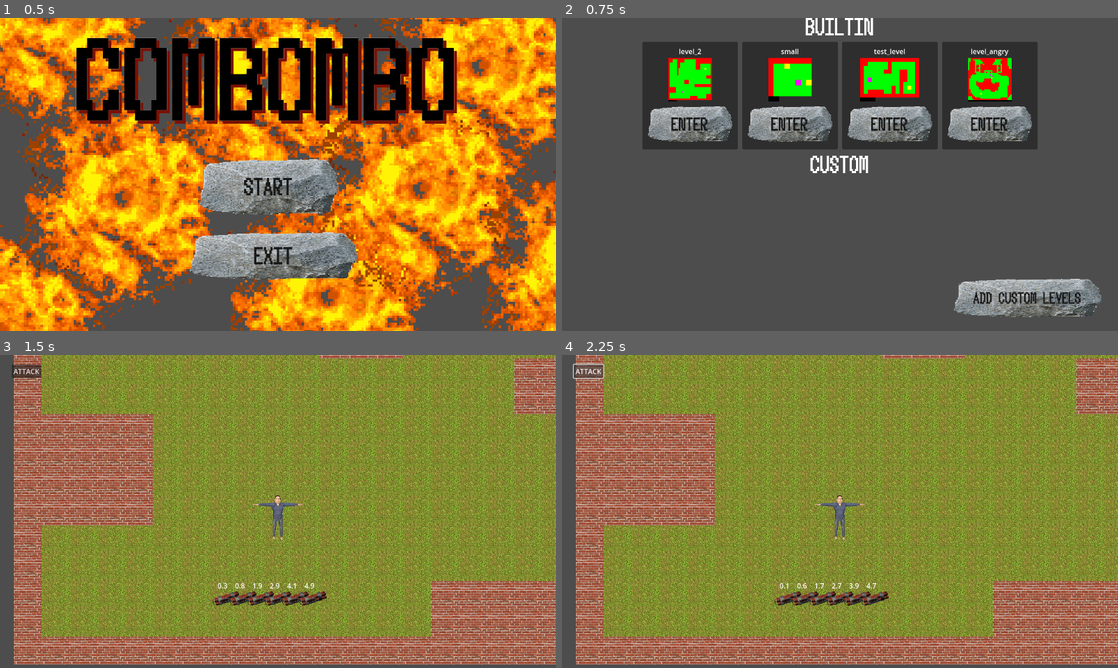
Above: before the commit, frames 1-4 (two rows, left to right).
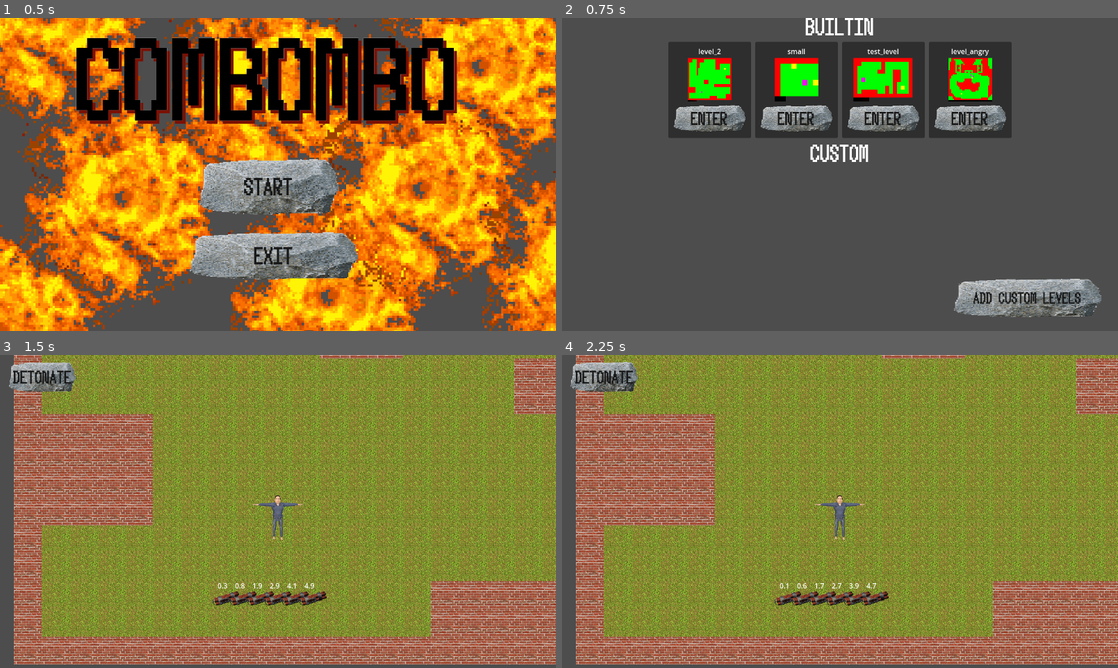
Above: after the commit, the same moments.

Repository: MaxWesterlund/Combombo
Game: Godot game, scene res://Scenes/Menus/Menu.tscn
The game is run twice, just before and just after one commit, with the same random seed, the same clock (stepped at 60 frames per second) and the same inputs.
Inputs (mouse positions are in pixels of both pictures, inside the frame that each line leads up to):
- Up to frame 1 (0.5 s): no input
- Up to frame 2 (0.75 s): click (828, 187) at 0.5 s
- Up to frame 3 (1.5 s): click (127, 461) at 1.27 s
- Up to frame 4 (2.25 s): click (589, 370) at 2 s, where only the run before the commit has a clickable "ATTACK"

Frame 1 is identical in both runs. In frame 2, 15% of the frame differs, in the area x 14-86%, y 7-50%; in frame 3, 1.0%; in frame 4, 1.0%.

Commit message:
detonate button

Diff:
--- a/Scenes/Menus/Button.tscn
+++ b/Scenes/Menus/Button.tscn
@@ -6,14 +6,15 @@
 [ext_resource type="FontFile" uid="uid://ucbily7xel7e" path="res://Fonts/5Recieptprint.ttf" id="4_widl1"]
 
 [node name="Button" type="MarginContainer"]
-offset_right = 128.0
-offset_bottom = 96.0
+offset_right = 157.0
+offset_bottom = 80.0
 
 [node name="TextureButton" type="TextureButton" parent="."]
 layout_mode = 2
 texture_normal = ExtResource("1_k7cyy")
 texture_pressed = ExtResource("2_r7nyh")
 texture_hover = ExtResource("3_lhiuh")
+ignore_texture_size = true
 stretch_mode = 0
 
 [node name="Label" type="Label" parent="."]
--- a/Scenes/Menus/level_panel.tscn
+++ b/Scenes/Menus/level_panel.tscn
@@ -38,7 +38,7 @@
 expand_mode = 3
 
 [node name="Button" parent="MarginContainer/CenterContainer/GridContainer" instance=ExtResource("1_wr3ko")]
-custom_minimum_size = Vector2(200, 0)
+custom_minimum_size = Vector2(170, 70)
 layout_mode = 2
 size_flags_horizontal = 4
 size_flags_vertical = 4
--- /dev/null
+++ b/Scenes/main.gd
@@ -0,0 +1,4 @@
+extends Node2D
+
+func _on_attack_pressed():
+	Events.attack.emit()
--- a/Scenes/main.tscn
+++ b/Scenes/main.tscn
@@ -1,13 +1,15 @@
-[gd_scene load_steps=7 format=3 uid="uid://bvoqjs6mnrhpo"]
+[gd_scene load_steps=8 format=3 uid="uid://bvoqjs6mnrhpo"]
 
-[ext_resource type="Script" path="res://Scripts/attack_button.gd" id="2_g2qk1"]
+[ext_resource type="Script" path="res://Scenes/main.gd" id="1_xl4yn"]
 [ext_resource type="Script" path="res://Scripts/bomb_mover.gd" id="2_iy5b7"]
 [ext_resource type="PackedScene" path="res://Scenes/map_generator.tscn" id="5_t57r2"]
 [ext_resource type="PackedScene" path="res://Scenes/last_attack.tscn" id="6_m456q"]
 [ext_resource type="Script" path="res://Scenes/win_text.gd" id="6_sd38f"]
 [ext_resource type="PackedScene" uid="uid://b6r2p5bl20m6s" path="res://Scenes/main_camera.tscn" id="6_tlvpa"]
+[ext_resource type="PackedScene" uid="uid://6ejmjpdq8ddv" path="res://Scenes/Menus/button.tscn" id="8_7agj5"]
 
 [node name="Main" type="Node2D"]
+script = ExtResource("1_xl4yn")
 
 [node name="MapGenerator" parent="." instance=ExtResource("5_t57r2")]
 
@@ -19,15 +21,6 @@
 [node name="LastAttack" parent="." instance=ExtResource("6_m456q")]
 
 [node name="CanvasLayer" type="CanvasLayer" parent="."]
-
-[node name="AttackButton" type="Button" parent="CanvasLayer" groups=["UI"]]
-offset_left = 27.0
-offset_top = 22.0
-offset_right = 95.0
-offset_bottom = 53.0
-mouse_filter = 1
-text = "ATTACK"
-script = ExtResource("2_g2qk1")
 
 [node name="Label" type="Label" parent="CanvasLayer"]
 visible = false
@@ -43,4 +36,16 @@
 horizontal_alignment = 1
 script = ExtResource("6_sd38f")
 
-[connection signal="pressed" from="CanvasLayer/AttackButton" to="CanvasLayer/AttackButton" method="_on_pressed"]
+[node name="Button" parent="CanvasLayer" instance=ExtResource("8_7agj5")]
+offset_left = 19.0
+offset_top = 11.0
+offset_right = 176.0
+offset_bottom = 91.0
+
+[node name="Label" parent="CanvasLayer/Button" index="1"]
+theme_override_font_sizes/font_size = 15
+text = "Detonate"
+
+[connection signal="pressed" from="CanvasLayer/Button/TextureButton" to="." method="_on_attack_pressed"]
+
+[editable path="CanvasLayer/Button"]
--- a/Scripts/attack_button.gd
+++ /dev/null
@@ -1,4 +0,0 @@
-extends Button
-
-func _on_pressed():
-	Events.attack.emit()
